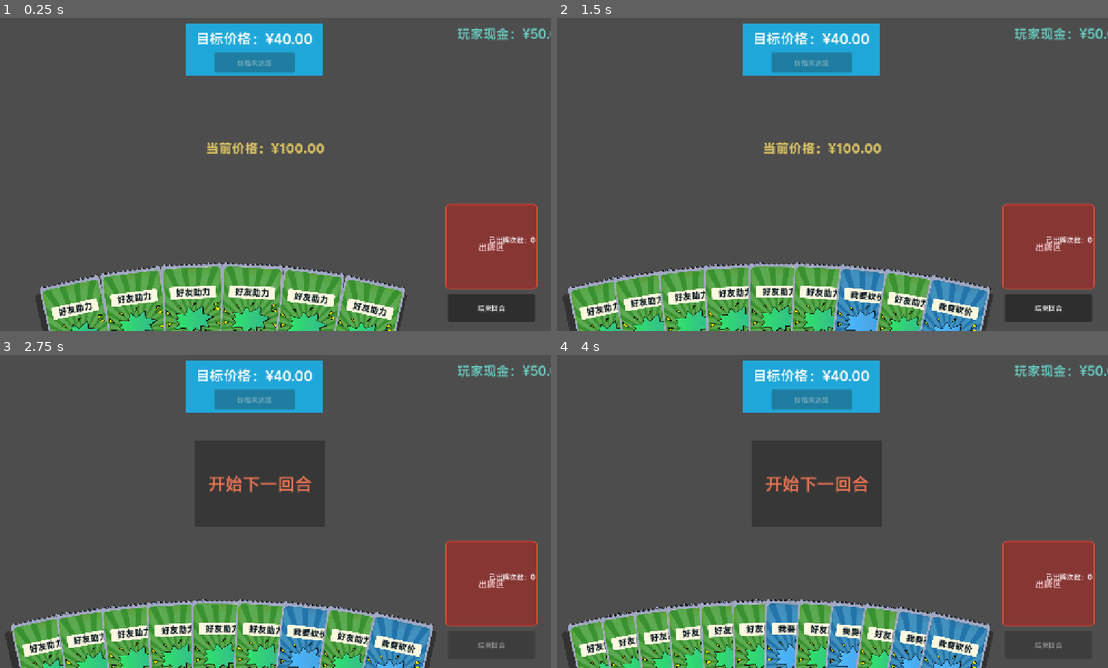
Above: before the commit, frames 1-4 (two rows, left to right).
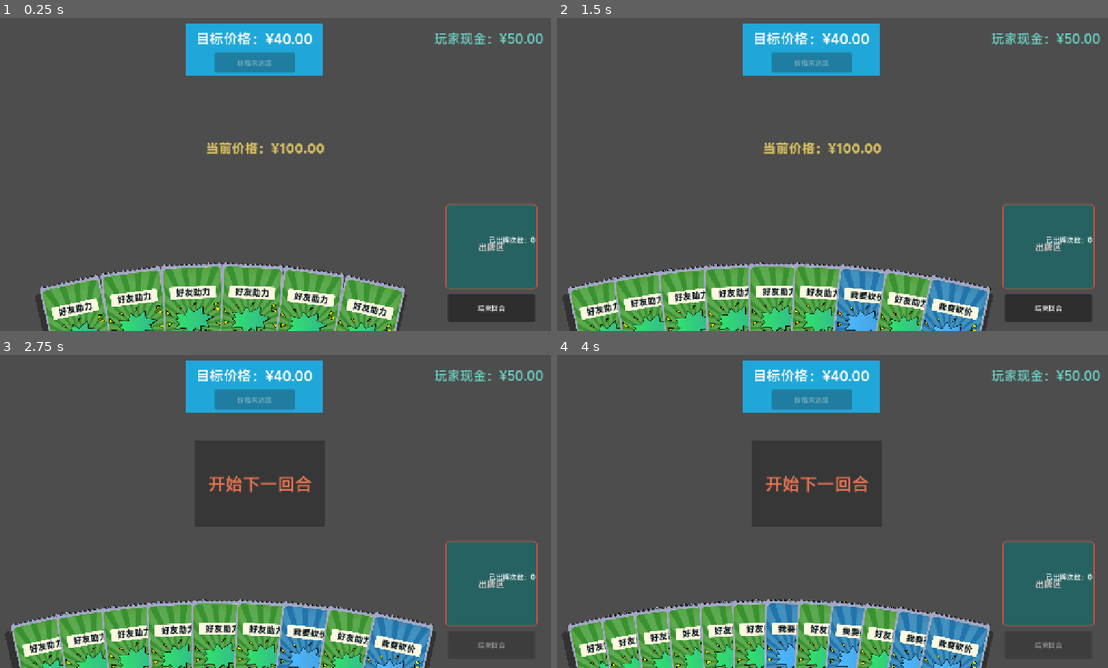
Above: after the commit, the same moments.

Repository: Psi-Dean/ProjectCutOff
Game: Godot game, scene res://scenes/main.tscn
Two runs of this game, one before a commit and one after it. Both use one fixed random seed, a clock stepped at 60 frames per second and the inputs below.
Inputs:
- Up to frame 1 (0.25 s): no input
- Up to frame 2 (1.5 s): click "结束回合" at 0.5 s; click "开始下一回合" at 1.25 s
- Up to frame 3 (2.75 s): click "结束回合" at 2 s
- Up to frame 4 (4 s): click "开始下一回合" at 2.75 s; click "结束回合" at 3.5 s

The runs differ from the first frame. In frame 1, 4.9% of the frame differs, in the area x 78-100%, y 3-87%; in frame 2, 4.9%; in frame 3, 4.9%; in frame 4, 4.9%.

Commit message:
# 修正一些问题

Diff:
--- a/scenes/main.tscn
+++ b/scenes/main.tscn
@@ -5,7 +5,7 @@
 [ext_resource type="FontFile" uid="uid://cbhh3tl5kxp4p" path="res://assets/font/MiSans-Demibold.ttf" id="2_jyhfs"]
 
 [sub_resource type="StyleBoxFlat" id="StyleBoxFlat_destroy"]
-bg_color = Color(0.75, 0.12, 0.1, 0.5)
+bg_color = Color(0, 0.47137916, 0.46331686, 0.5019608)
 border_width_left = 2
 border_width_top = 2
 border_width_right = 2
@@ -74,10 +74,10 @@
 anchor_top = 0.5
 anchor_right = 0.5
 anchor_bottom = 0.5
-offset_left = 1115.0
-offset_top = 12.0
-offset_right = 1265.0
-offset_bottom = 62.0
+offset_left = 1062.0
+offset_top = 23.0
+offset_right = 1212.0
+offset_bottom = 73.0
 grow_horizontal = 2
 grow_vertical = 2
 theme_override_colors/font_color = Color(0.41785318, 0.814361, 0.76842237, 1)
